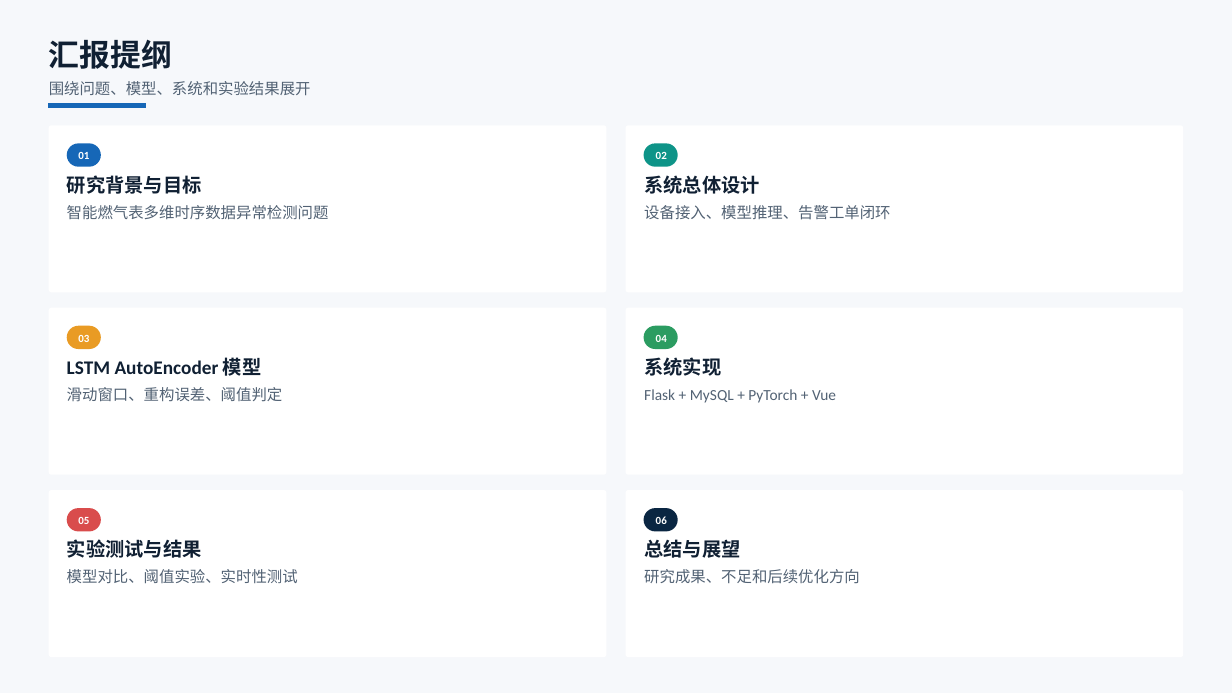
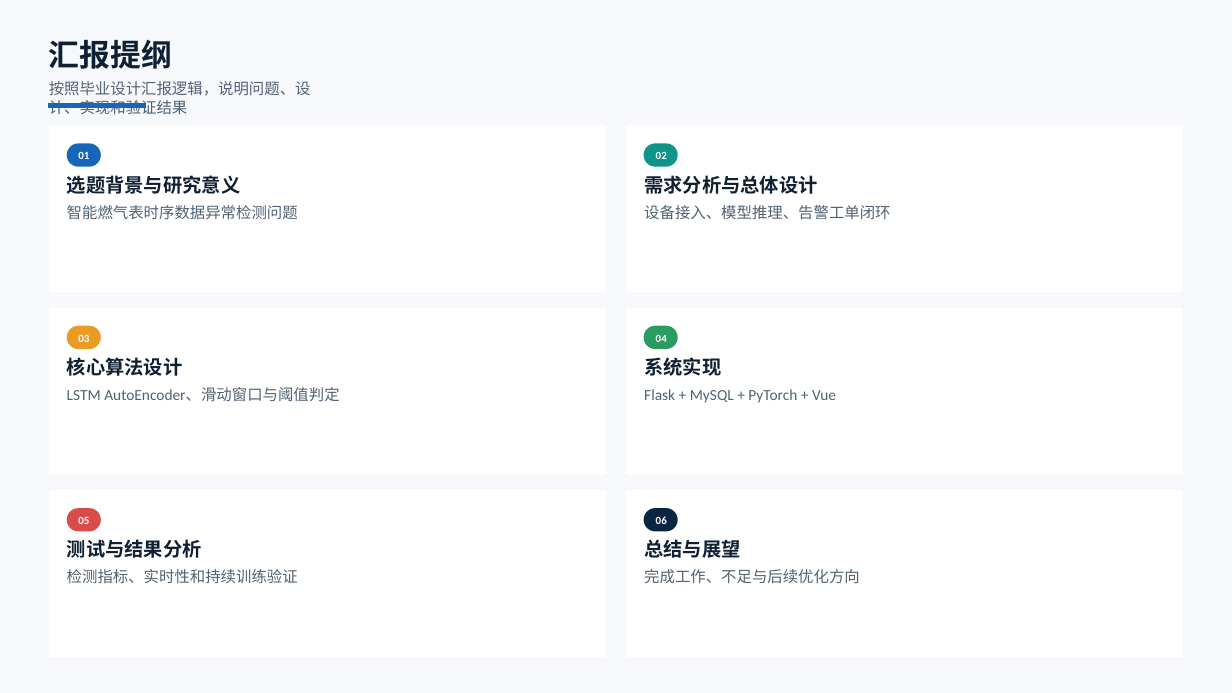
Before and after one commit to solisW/my_thesis_system, a slide deck: slide 2 of docs/2022005052-王晨阳-毕业答辩PPT codex版本.pptx. Drawn at 1232x693 pixels with LibreOffice and Linux fonts; fonts in the diff are those of the drawing. Boxes give left, top, right and bottom in pixels: in the first picture for what was removed or moved away, otherwise in the second. Text is boxed around its words. In the diff, an @@ line names an element or a change of style, - is before the commit and + after.

```diff
--- a/docs/2022005052-王晨阳-毕业答辩PPT codex版本.pptx
+++ b/docs/2022005052-王晨阳-毕业答辩PPT codex版本.pptx
@@ text at bbox=[49, 81, 311, 114]: text changed @@
-围绕问题、模型、系统和实验结果展开
+按照毕业设计汇报逻辑，说明问题、设计、实现和验证结果
@@ text at bbox=[67, 175, 241, 194]: text changed @@
-研究背景与目标
+选题背景与研究意义
@@ text at bbox=[644, 175, 818, 194]: text changed @@
-系统总体设计
+需求分析与总体设计
@@ text at bbox=[67, 205, 298, 220]: text changed @@
-智能燃气表多维时序数据异常检测问题
+智能燃气表时序数据异常检测问题
@@ text at bbox=[67, 357, 183, 376]: text changed @@
-LSTM AutoEncoder 模型
+核心算法设计
@@ text at bbox=[67, 387, 339, 402]: text changed @@
-滑动窗口、重构误差、阈值判定
+LSTM AutoEncoder、滑动窗口与阈值判定
@@ text at bbox=[67, 539, 202, 558]: text changed @@
-实验测试与结果
+测试与结果分析
@@ text at bbox=[67, 569, 298, 583]: text changed @@
-模型对比、阈值实验、实时性测试
+检测指标、实时性和持续训练验证
@@ text at bbox=[644, 569, 860, 584]: text changed @@
-研究成果、不足和后续优化方向
+完成工作、不足与后续优化方向
```
Also in this commit, not shown: 17 other slides changed, 50 other files.
